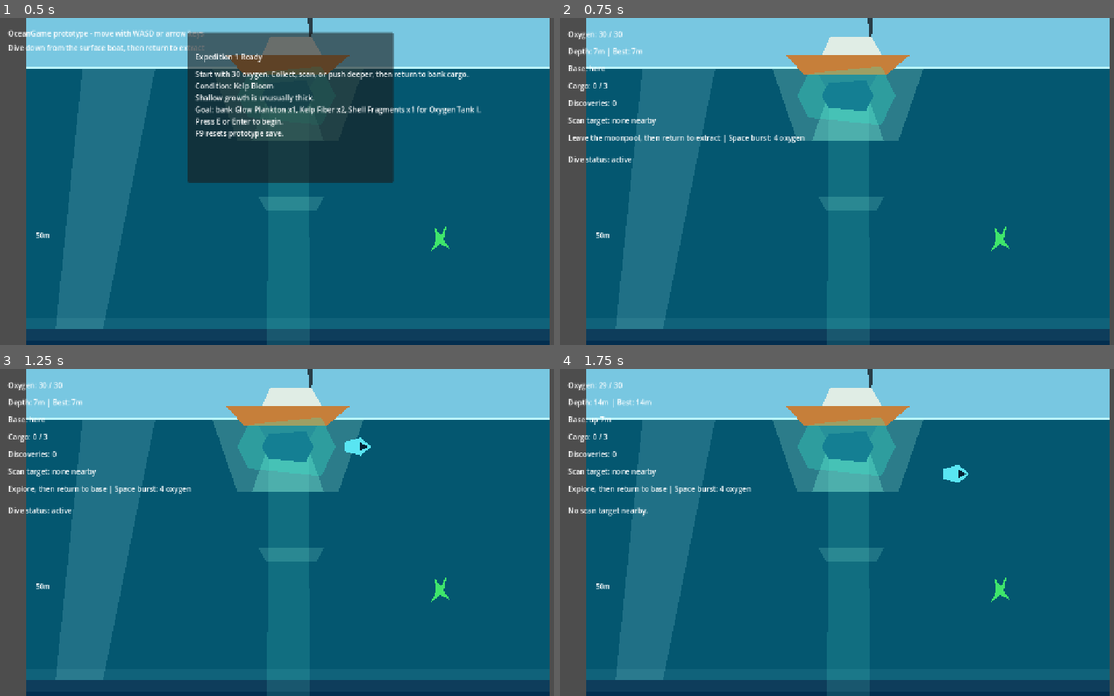
Above: before the commit, frames 1-4 (two rows, left to right).
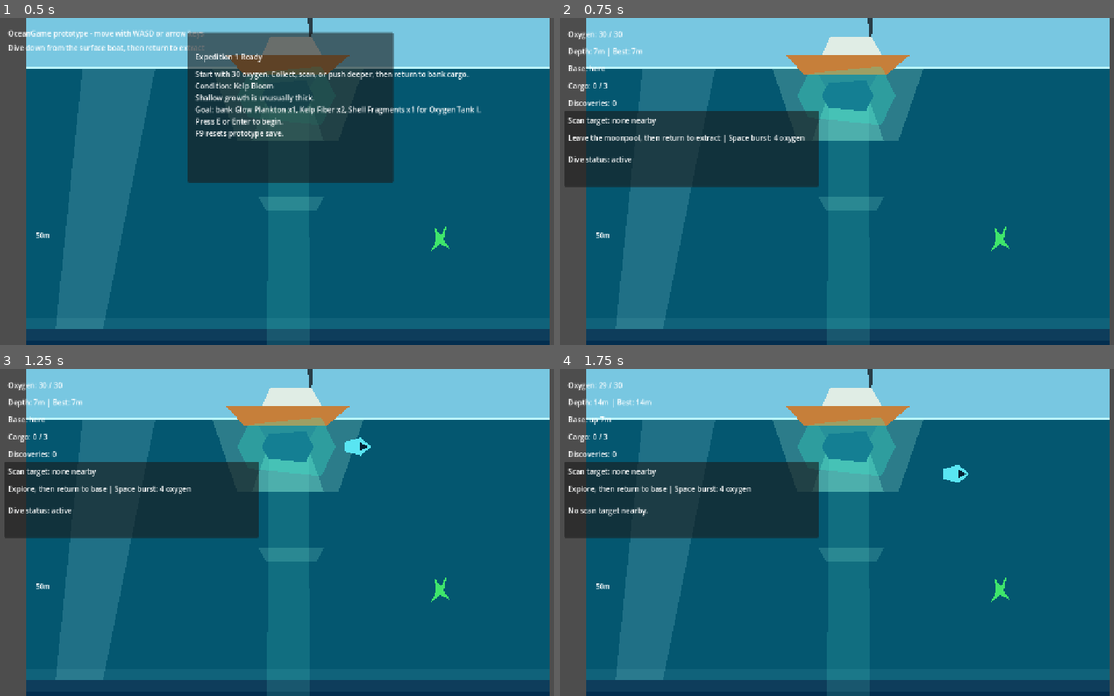
Above: after the commit, the same moments.

Repository: joeypshell/OceanGame
Game: Godot game, scene res://scenes/Main.tscn
Same seed, same stepped clock (60 frames per second), same inputs: the game is played once before the commit and once after it.
Inputs:
- Up to frame 1 (0.5 s): no input
- Up to frame 2 (0.75 s): tap Enter at 0.5 s; hold D (move_right) from 0.53 s (still down); tap E (interact) at 0.6 s
- Up to frame 3 (1.25 s): keep holding D (move_right)
- Up to frame 4 (1.75 s): release D (move_right) at 1.28 s; hold S (move_down) from 1.28 s (still down); tap F (scan) at 1.35 s

Frame 1 is identical in both runs. In frame 2, 10% of the frame differs, in the area x 0-47%, y 28-52%; in frame 3, 10%; in frame 4, 10%.

Commit message:
Resolve #126 add compact dive info panel

Diff:
--- a/scenes/Main.tscn
+++ b/scenes/Main.tscn
@@ -1029,6 +1029,13 @@
 offset_bottom = 208.0
 text = "Discoveries: 0 / 3"
 
+[node name="DiveInfoPanel" type="Panel" parent="HUD"]
+visible = false
+offset_left = 16.0
+offset_top = 204.0
+offset_right = 576.0
+offset_bottom = 372.0
+
 [node name="Status" type="Label" parent="HUD"]
 offset_left = 24.0
 offset_top = 300.0
--- a/scripts/main.gd
+++ b/scripts/main.gd
@@ -74,6 +74,7 @@
 @onready var status_label: Label = $HUD/Status
 @onready var prompt_label: Label = $HUD/ExtractionPrompt
 @onready var scan_target_label: Label = $HUD/ScanTarget
+@onready var dive_info_panel: Panel = $HUD/DiveInfoPanel
 @onready var oxygen_warning_label: Label = $HUD/OxygenWarning
 @onready var recent_expedition_log_label: Label = $HUD/RecentExpeditionLog
 @onready var run_panel: Panel = $HUD/RunPanel
@@ -811,6 +812,7 @@
 	upgrade_label.visible = false
 	recent_expedition_log_label.visible = false
 	discoveries_label.visible = not has_surface_panel
+	dive_info_panel.visible = is_diving
 	scan_target_label.visible = is_diving
 	status_label.visible = is_diving
 	prompt_label.visible = is_diving
Not shown, changed: docs/current/GAMEPLAY.md
